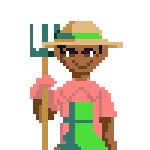
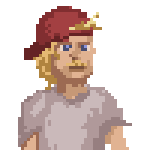
Layers edited between the first and the second 150 × 150 image:
added layer "Layer 3" above "[RAW] nathan portrait" over [18, 6, 132, 150]
hid "[RAW]gardener portrait" over [30, 21, 123, 150]
